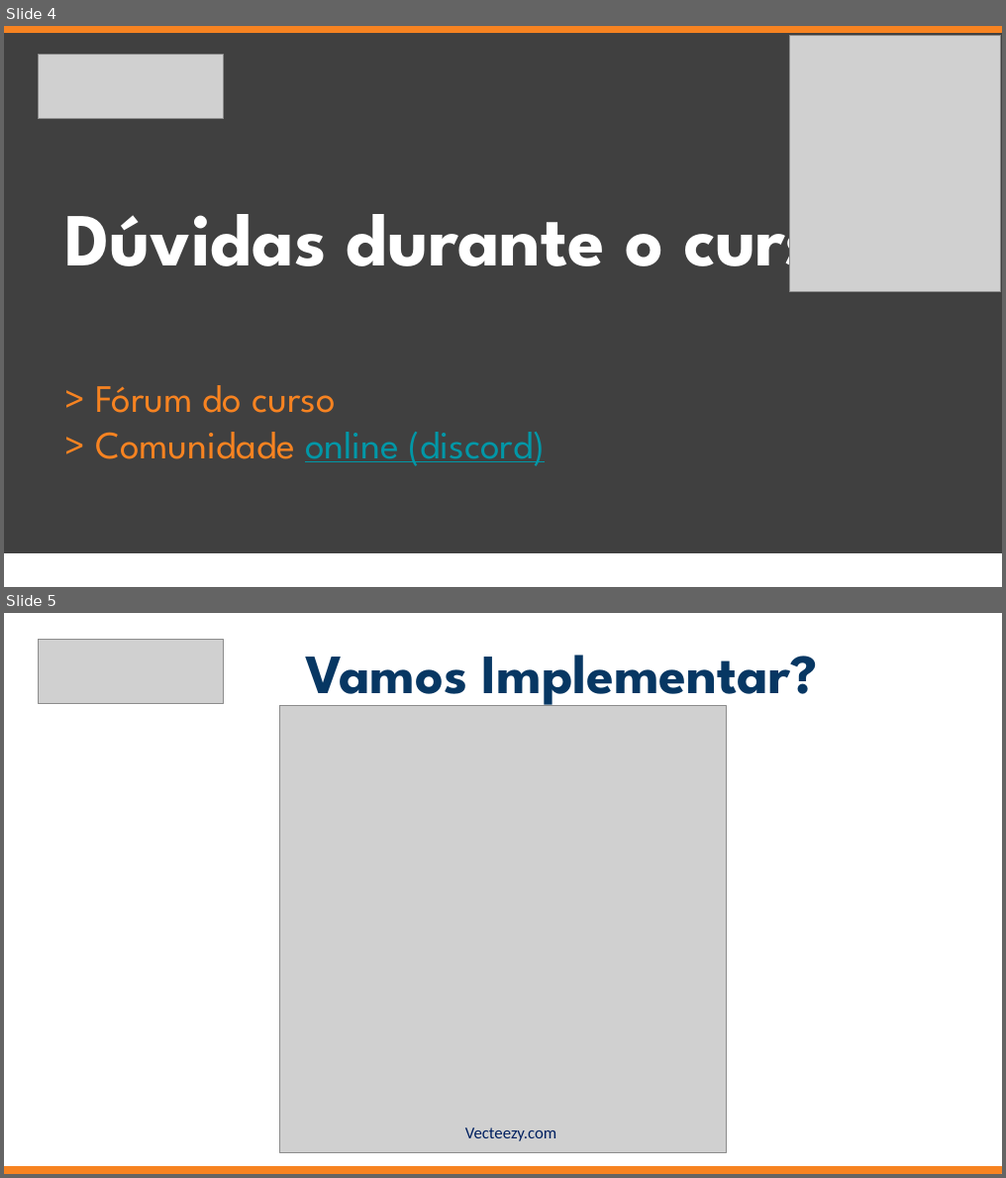
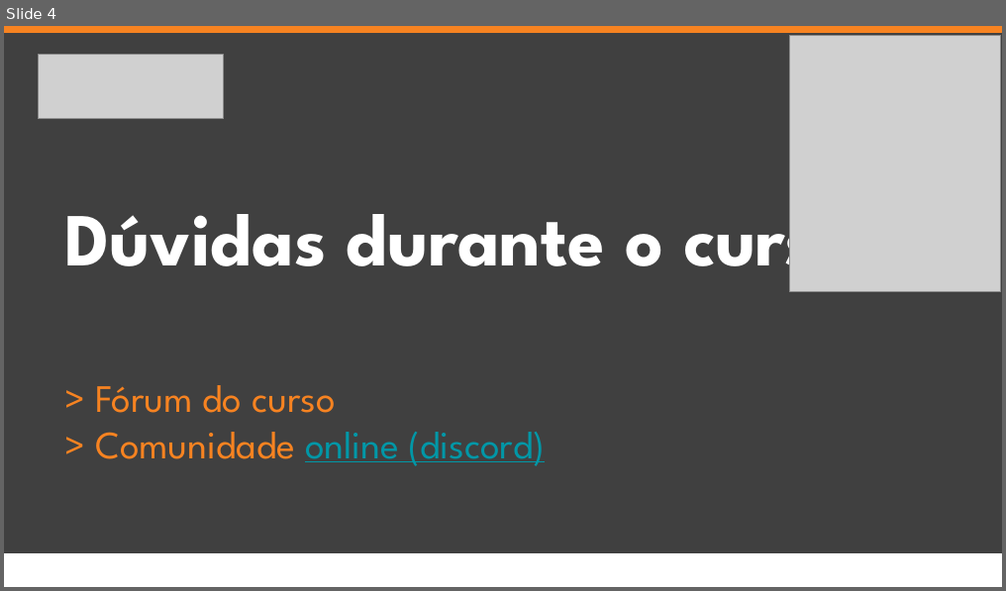
Before and after one commit to jrdutra/estruturaDeDadosJavaDio, a slide deck: apresentacoes/Aula5/Etapa2.pptx. Shown one above the other, each under a label of ours: slides 4 and 5 before the commit, slide 4 after it. The pictures are 1006x1178 and 1006x591 pixels, drawn with LibreOffice and Linux fonts; fonts in the diff are those of the drawing; grey boxes stand for pictures. Boxes give left, top, right and bottom in pixels: in the first picture for what was removed or moved away, otherwise in the second. Text is boxed around its words. In the diff, an @@ line names an element or a change of style, - is before the commit and + after.

```diff
--- a/apresentacoes/Aula5/Etapa2.pptx
+++ b/apresentacoes/Aula5/Etapa2.pptx
@@ slide 5 removed at (x1=4, y1=613, x2=1002, y2=1174), background #FFFFFF @@
@@ picture removed at (x1=38, y1=640, x2=224, y2=705) @@
@@ subtitle removed at (x1=305, y1=655, x2=817, y2=710) @@
-Vamos Implementar?
@@ picture removed at (x1=279, y1=706, x2=727, y2=1153) @@
@@ text removed at (x1=465, y1=1128, x2=556, y2=1142) @@
-Vecteezy.com
@@ rectangle removed at (x1=4, y1=1166, x2=1002, y2=1172) @@
```
Also in this commit, not shown: 1 slide changed, 45 other files.
